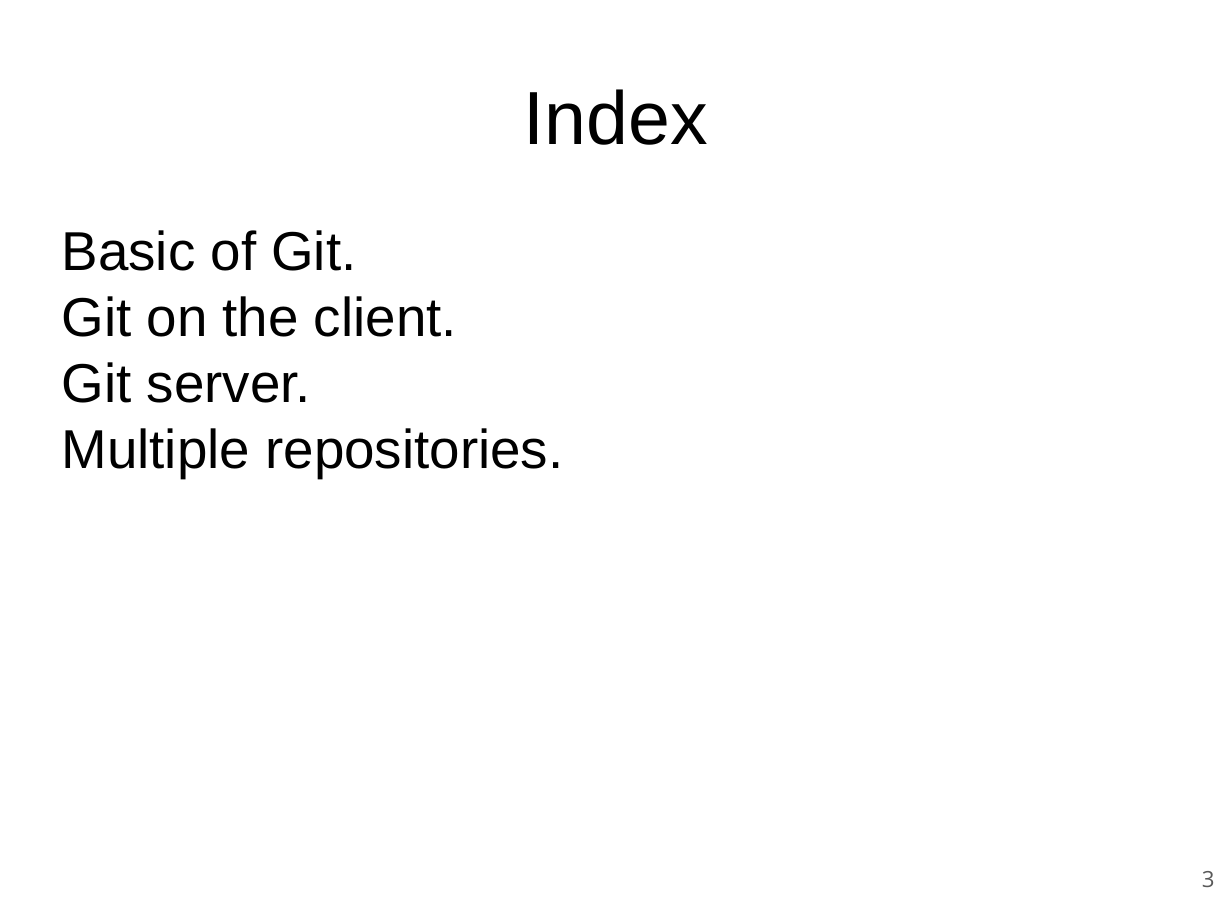
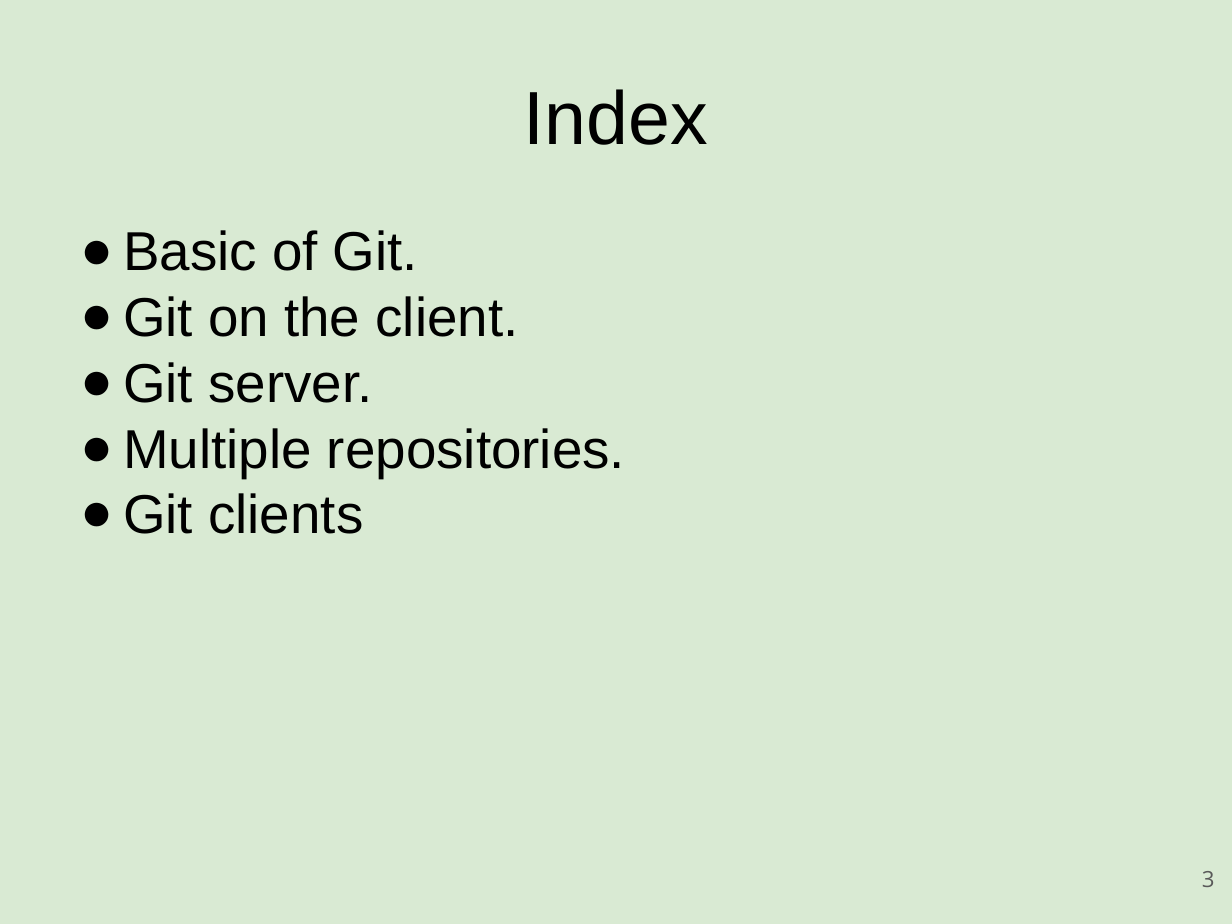
Before and after one commit to rickvek/Workshop-GIT, a slide deck: slide 3 of Git-Workshop.odp. Drawn at 1232x924 pixels with LibreOffice and Linux fonts; fonts in the diff are those of the drawing. Boxes give left, top, right and bottom in pixels: in the first picture for what was removed or moved away, otherwise in the second. Text is boxed around its words. In the diff, an @@ line names an element or a change of style, - is before the commit and + after.

```diff
--- a/Git-Workshop.odp
+++ b/Git-Workshop.odp
@@ background #FFFFFF to #D9EAD3 @@
@@ text at (123, 230, 625, 478): bullet none to ● @@
@@ text at (123, 493, 363, 534): paragraph added @@
+● Git clients
```
Also in this commit, not shown: 34 other slides changed, 1 slide added.
